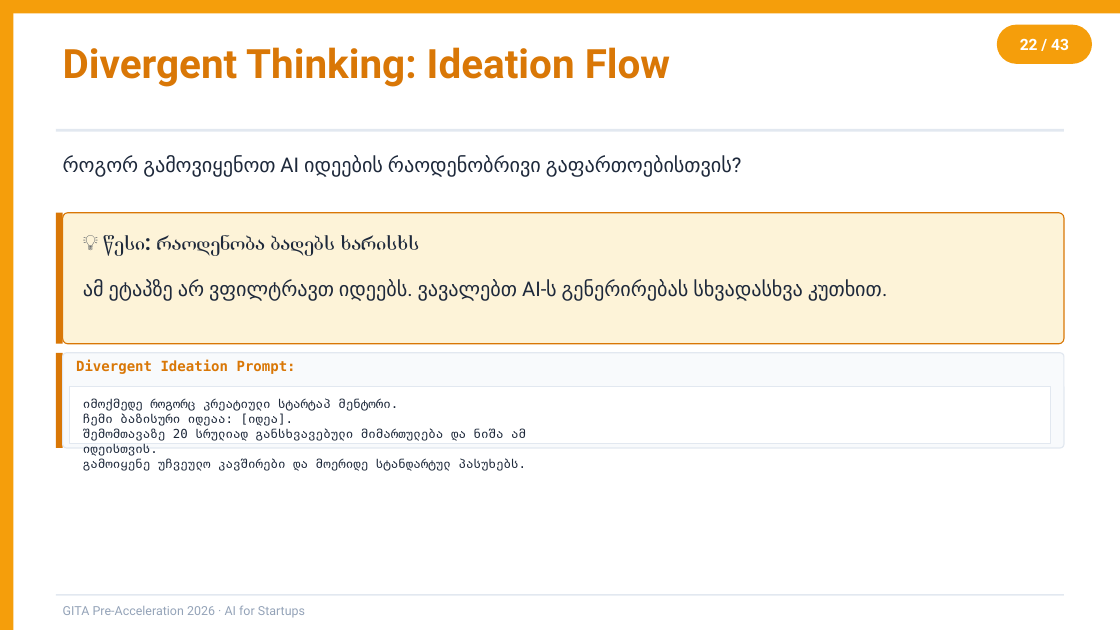
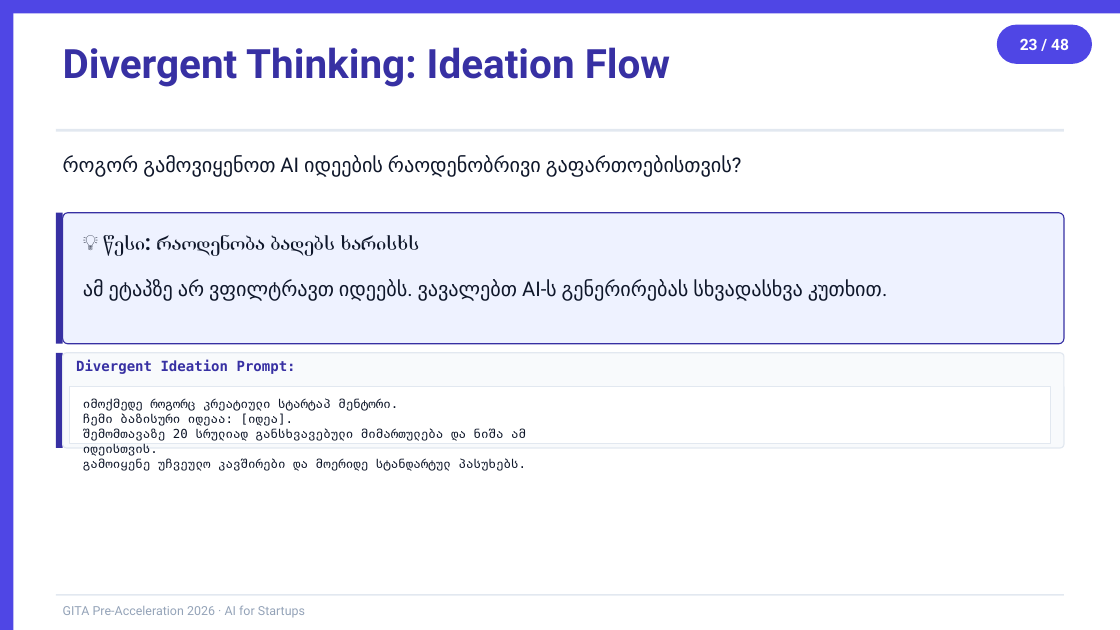
Before and after one commit to basilaia123/ai2026, a slide deck: slide 23 of GITA/Pre-Acceleration/2026-5h-AI-for-Startups/day1-slides.pptx (slide 22 before the commit). Drawn at 1120x630 pixels with LibreOffice and Linux fonts; fonts in the diff are those of the drawing. Boxes give left, top, right and bottom in pixels: in the first picture for what was removed or moved away, otherwise in the second. Text is boxed around its words. In the diff, an @@ line names an element or a change of style, - is before the commit and + after.

```diff
--- a/GITA/Pre-Acceleration/2026-5h-AI-for-Startups/day1-slides.pptx
+++ b/GITA/Pre-Acceleration/2026-5h-AI-for-Startups/day1-slides.pptx
@@ fill #F59E0B to #4F46E5 in 3 elements at (0, 0, 13, 629), (0, 0, 1120, 13), (997, 25, 1092, 64) @@
@@ text "Divergent Thinking: Ideation Flow" at (63, 47, 670, 87): text colour #D97706 to #3730A3 @@
@@ text in rounded rectangle at (1020, 39, 1069, 50): text changed @@
-22 / 43
+23 / 48
@@ rectangle at (56, 213, 63, 344): fill #D97706 to #3730A3 @@
@@ rounded rectangle at (63, 213, 1064, 344): fill #FDF3D8 to #EEF2FF; outline #D97706 0.75 pt to #3730A3 0.75 pt @@
@@ rectangle at (56, 353, 63, 448): fill #D97706 to #3730A3 @@
@@ text "Divergent Ideation Prompt:" at (76, 359, 296, 374): text colour #D97706 to #3730A3 @@
@@ text colour #1E293B to #0F172A in 4 elements at (63, 156, 732, 177), (104, 235, 419, 256), (83, 280, 882, 301), (83, 398, 527, 471) @@
```
Also in this commit, not shown: 41 other slides changed, 6 slides added, 1 slide removed, 6 other files.
